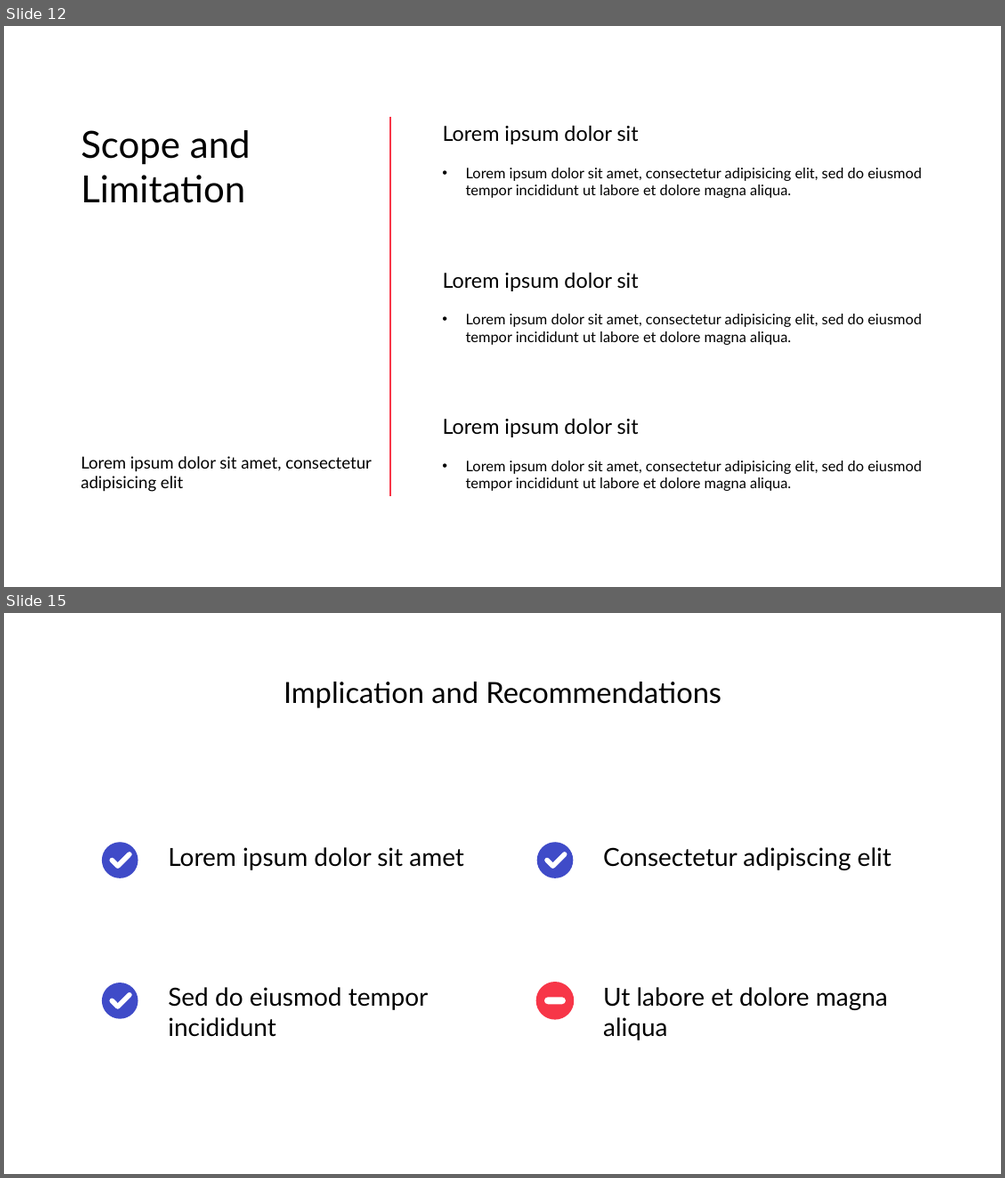
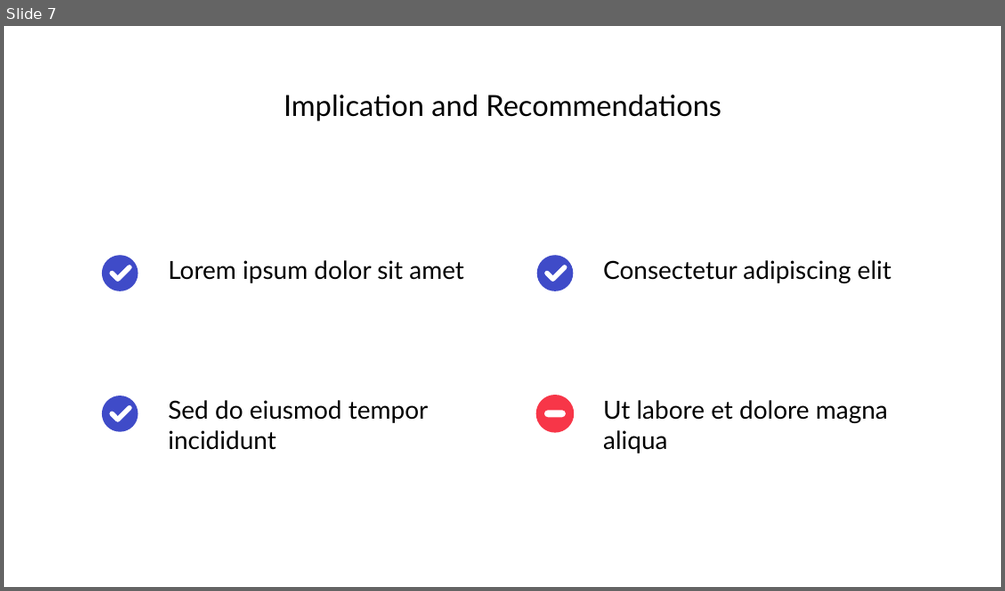
Before and after one commit to alwegr/gorodinec-graduate-project, a slide deck: misc/презентация/Городинец А.Д. ИСП-20.pptx. Shown one above the other, each under a label of ours: slides 12 and 15 before the commit, slide 7 after it; the slides between them are not shown. The pictures are 1005x1178 and 1005x591 pixels, drawn with LibreOffice and Linux fonts; fonts in the diff are those of the drawing; background and template pictures are left out. Boxes give left, top, right and bottom in pixels: in the first picture for what was removed or moved away, otherwise in the second. Text is boxed around its words. In the diff, an @@ line names an element or a change of style, - is before the commit and + after.

```diff
--- a/misc/презентация/Городинец А.Д. ИСП-20.pptx
+++ b/misc/презентация/Городинец А.Д. ИСП-20.pptx
@@ slide 12 removed at bbox=[4, 26, 1001, 587], background picture (left out); not listed: 1 template element that a slide beside it also shows @@
@@ text removed at bbox=[81, 130, 251, 203] @@
-Scope and Limitation
@@ line removed from (390, 117) to (390, 496) @@
@@ text removed at bbox=[443, 125, 639, 144] @@
-Lorem ipsum dolor sit
@@ text removed at bbox=[466, 168, 922, 198] @@
-• Lorem ipsum dolor sit amet, consectetur adipisicing elit, sed do eiusmod tempor incididunt ut labore et dolore magna aliqua.
@@ text removed at bbox=[443, 272, 639, 291] @@
-Lorem ipsum dolor sit
@@ text removed at bbox=[466, 313, 922, 345] @@
-• Lorem ipsum dolor sit amet, consectetur adipisicing elit, sed do eiusmod tempor incididunt ut labore et dolore magna aliqua.
@@ text removed at bbox=[443, 418, 639, 437] @@
-Lorem ipsum dolor sit
@@ text removed at bbox=[81, 456, 372, 491] @@
-Lorem ipsum dolor sit amet, consectetur adipisicing elit
@@ text removed at bbox=[466, 460, 922, 491] @@
-• Lorem ipsum dolor sit amet, consectetur adipisicing elit, sed do eiusmod tempor incididunt ut labore et dolore magna aliqua.
@@ what was slide 15 is now slide 7 @@
```
Also in this commit, not shown: 4 slides changed, 4 slides added, 16 other slides removed, 42 other files.
